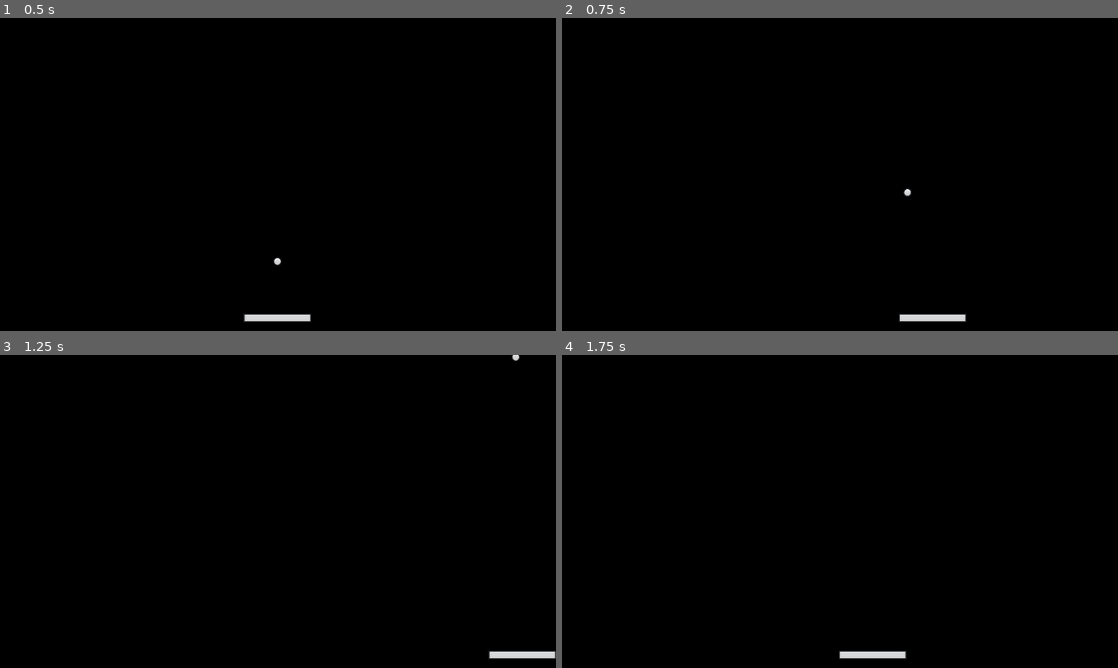
Above: before the commit, frames 1-4 (two rows, left to right).
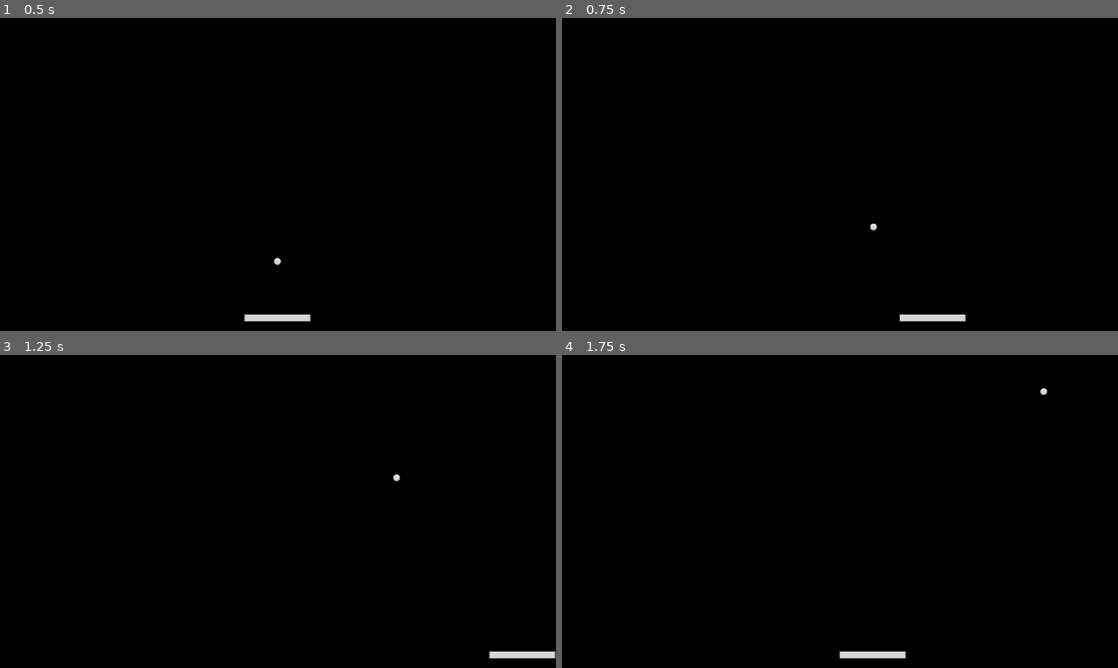
Above: after the commit, the same moments.

Repository: daveaholt/BrickBreaker_Godot
Game: Godot game, scene res://scenes/level_1.tscn
The game is run twice, just before and just after one commit, with the same random seed, the same clock (stepped at 60 frames per second) and the same inputs.
Inputs:
- Up to frame 1 (0.5 s): no input
- Up to frame 2 (0.75 s): tap Enter at 0.5 s; hold D (Right) from 0.53 s (still down)
- Up to frame 3 (1.25 s): keep holding D (Right)
- Up to frame 4 (1.75 s): release D (Right) at 1.28 s; hold A (Left) from 1.28 s (still down)

Frame 1 is identical in both runs. In frame 2, less than 0.1% of the frame differs, in the area x 55-63%, y 54-69%; in frame 3, less than 0.1%; in frame 4, less than 0.1%.

Commit message:
Ball bounce
Toby and Dave added boundary collision and ball bounce physics.

Diff:
--- a/project.godot
+++ b/project.godot
@@ -40,6 +40,13 @@
 ]
 }
 
+[layer_names]
+
+2d_render/layer_1="Ball"
+2d_render/layer_2="Paddle"
+2d_render/layer_3="Walls"
+2d_render/layer_4="Bricks"
+
 [rendering]
 
 renderer/rendering_method="gl_compatibility"
--- a/scenes/ball.tscn
+++ b/scenes/ball.tscn
@@ -7,7 +7,9 @@
 radius = 8.0
 
 [node name="Ball" type="CharacterBody2D"]
+motion_mode = 1
 script = ExtResource("1_a1mhu")
+Speed = 10
 
 [node name="Sprite2D" type="Sprite2D" parent="."]
 scale = Vector2(0.25, 0.25)
--- /dev/null
+++ b/scenes/boundary.tscn
@@ -0,0 +1,11 @@
+[gd_scene load_steps=2 format=3 uid="uid://qmat2uamdsm6"]
+
+[sub_resource type="RectangleShape2D" id="RectangleShape2D_xatd6"]
+size = Vector2(1056, 20)
+
+[node name="RigidBody2D" type="RigidBody2D"]
+position = Vector2(512, 0)
+freeze = true
+
+[node name="CollisionShape2D" type="CollisionShape2D" parent="."]
+shape = SubResource("RectangleShape2D_xatd6")
--- a/scenes/level_1.tscn
+++ b/scenes/level_1.tscn
@@ -1,7 +1,8 @@
-[gd_scene load_steps=3 format=3 uid="uid://dhmnyumxbwa8a"]
+[gd_scene load_steps=4 format=3 uid="uid://dhmnyumxbwa8a"]
 
 [ext_resource type="PackedScene" uid="uid://dndw2hebhl0fy" path="res://scenes/paddle.tscn" id="2_5v6ff"]
 [ext_resource type="PackedScene" uid="uid://24bvotpamxmd" path="res://scenes/ball.tscn" id="2_355m4"]
+[ext_resource type="PackedScene" uid="uid://qmat2uamdsm6" path="res://scenes/boundary.tscn" id="3_pc22m"]
 
 [node name="Level1" type="Node2D"]
 
@@ -10,9 +11,27 @@
 
 [node name="Paddle" parent="." node_paths=PackedStringArray("Camera", "Ball") instance=ExtResource("2_5v6ff")]
 position = Vector2(512, 552)
+collision_layer = 2
 Camera = NodePath("../Camera2D")
 Speed = 250
 Ball = NodePath("../Ball")
 
 [node name="Ball" parent="." instance=ExtResource("2_355m4")]
 position = Vector2(512, 448)
+collision_mask = 14
+
+[node name="Bounds" type="Node2D" parent="."]
+
+[node name="boundary_top" parent="Bounds" instance=ExtResource("3_pc22m")]
+position = Vector2(512, -10)
+collision_layer = 4
+
+[node name="boundary_left" parent="Bounds" instance=ExtResource("3_pc22m")]
+position = Vector2(-9, 320)
+rotation = 1.5708
+collision_layer = 4
+
+[node name="boundary_right" parent="Bounds" instance=ExtResource("3_pc22m")]
+position = Vector2(1035, 320)
+rotation = 1.5708
+collision_layer = 4
--- a/scripts/ball.gd
+++ b/scripts/ball.gd
@@ -14,8 +14,10 @@
 func start_ball():
 	start_position = position
 	randomize()
-
 	velocity = Vector2(randf_range(-1,1),randf_range(-.1,-1))
 
 func _physics_process(delta):
-	move_and_collide(velocity * Speed * delta * 50)
+	var collision = move_and_collide(velocity * Speed * delta * 50)
+	if !collision:
+		return
+	velocity = velocity.bounce(collision.get_normal())
--- a/scripts/paddle.gd
+++ b/scripts/paddle.gd
@@ -7,6 +7,7 @@
 var direction = Vector2.ZERO
 var camera_rect: Rect2
 var is_ball_ready = false
+var original_y_location: float
 
 @export var Camera: Camera2D
 @export var Speed = 200
@@ -16,9 +17,13 @@
 	camera_rect = Camera.get_viewport_rect()
 	half_screen_x = camera_rect.size.x / 2
 	half_paddle_x = $Sprite2D.texture.get_width() / 8
+	original_y_location = global_position.y
 
 func _physics_process(delta):
 	linear_velocity = direction * Speed * delta * 225
+	rotation = 0;
+	position.y = original_y_location
+
 
 func _process(delta):
 	if global_position.x < Camera.position.x - (half_screen_x - half_paddle_x):
